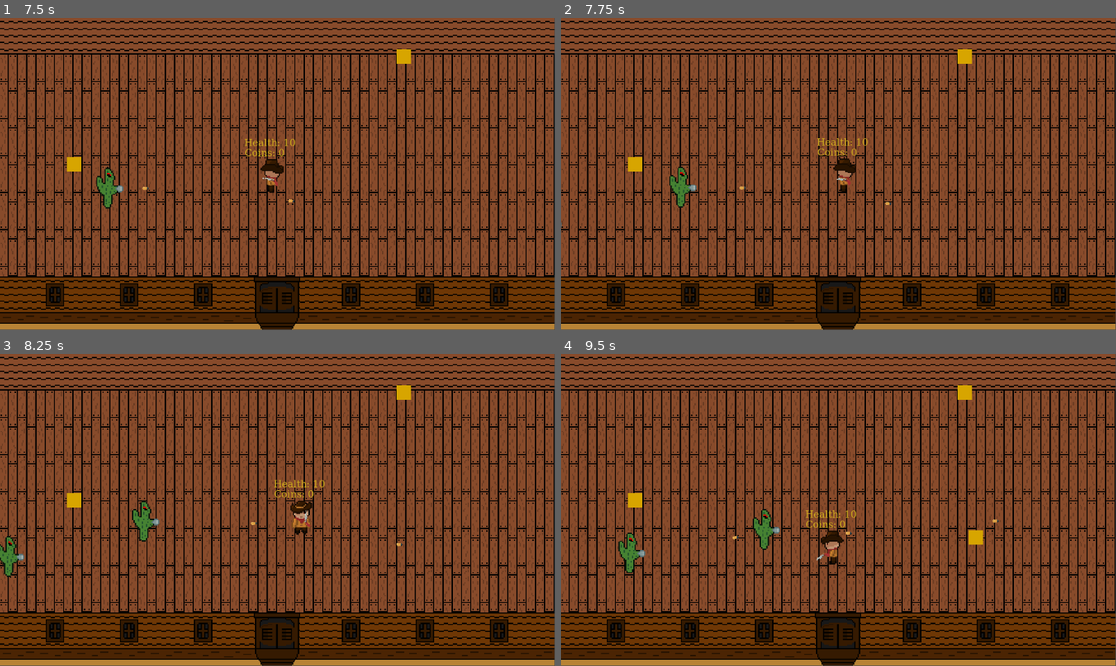
Above: before the commit, frames 1-4 (two rows, left to right).
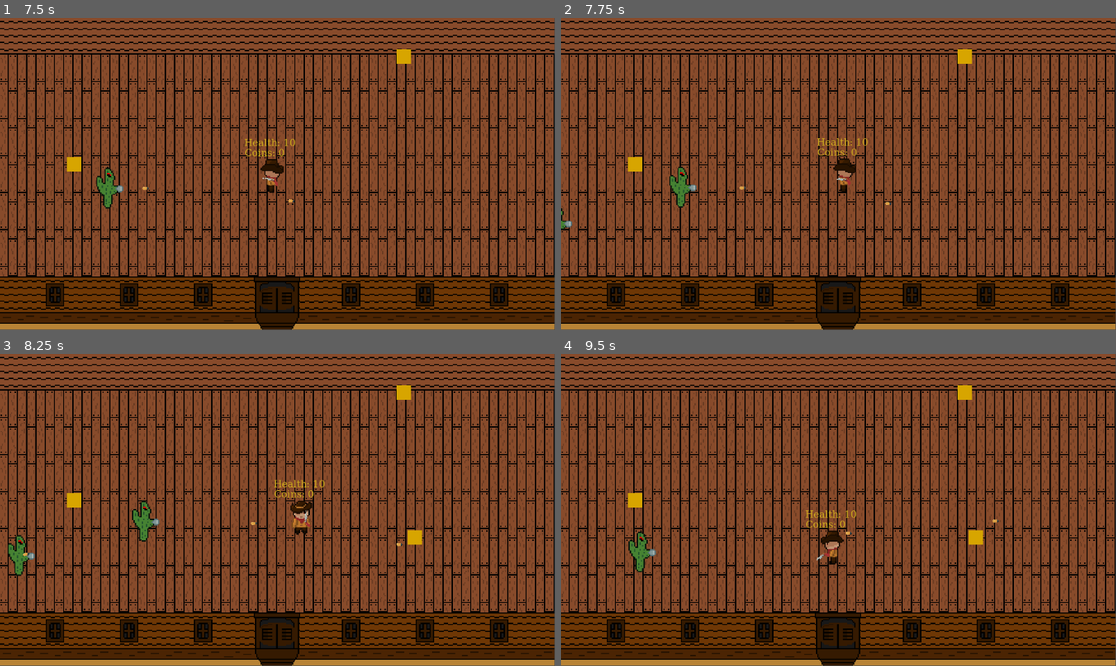
Above: after the commit, the same moments.

Repository: samuelbingham07/Western-Game-Jam
Game: Godot game, scene res://Scenes/main_game.tscn
Two runs of this game, one before a commit and one after it. Both use one fixed random seed, a clock stepped at 60 frames per second and the inputs below.
Inputs (mouse positions are in pixels of both pictures, inside the frame that each line leads up to):
- Up to frame 1 (7.5 s): tap Enter at 0.5 s; move the mouse to (399, 158) at 0.52 s; hold D (right) 0.53-1.28 s; click (399, 158) at 0.6 s; move the mouse to (166, 189) at 1.27 s; hold S (down) 1.28-2.03 s; click (166, 189) at 1.35 s; move the mouse to (333, 105) at 2.02 s; hold D (right) 2.03-2.78 s; click (333, 105) at 2.1 s; move the mouse to (249, 236) at 2.77 s; hold W (up) 2.78-3.53 s; click (249, 236) at 2.85 s; move the mouse to (444, 220) at 3.52 s; hold A (left) 3.53-5.03 s; click (444, 220) at 3.6 s; move the mouse to (111, 127) at 4.27 s; click (111, 127) at 4.35 s; move the mouse to (305, 174) at 5.02 s; hold S (down) 5.03-5.78 s; click (305, 174) at 5.1 s; move the mouse to (194, 96) at 5.77 s; hold D (right) 5.78-6.53 s; click (194, 96) at 5.85 s; move the mouse to (399, 158) at 6.52 s; hold W (up) 6.53-7.28 s; click (399, 158) at 6.6 s; move the mouse to (166, 189) at 7.27 s; hold D (right) from 7.28 s (still down); click (166, 189) at 7.35 s
- Up to frame 2 (7.75 s): keep holding D (right)
- Up to frame 3 (8.25 s): move the mouse to (333, 441) at 8.02 s; release D (right) at 8.03 s; hold S (down) from 8.03 s (still down); click (333, 441) at 8.1 s
- Up to frame 4 (9.5 s): move the mouse to (810, 572) at 8.77 s; release S (down) at 8.78 s; hold A (left) from 8.78 s (still down); click (810, 572) at 8.85 s

Frame 1 is identical in both runs. In frame 2, less than 0.1% of the frame differs, in the area x 0-3%, y 60-68%; in frame 3, 0.6%; in frame 4, 0.8%, in the area x 10-40%, y 49-71%.

Commit message:
Update spawner.gd

Diff:
--- a/western-bullet-hell/Scrips/spawner.gd
+++ b/western-bullet-hell/Scrips/spawner.gd
@@ -10,7 +10,7 @@
 var boss_scene = preload("res://Scenes/boss.tscn")
 
 @export var max_entities := 6
-@export var boss_timer := 120.0
+@export var boss_timer := 20
 @onready var timer = $Timer
 
 var elapsed_time := 0.0
